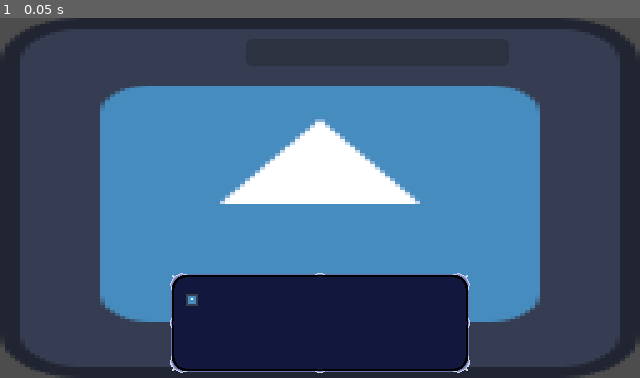
Above: before the commit, frame 1.
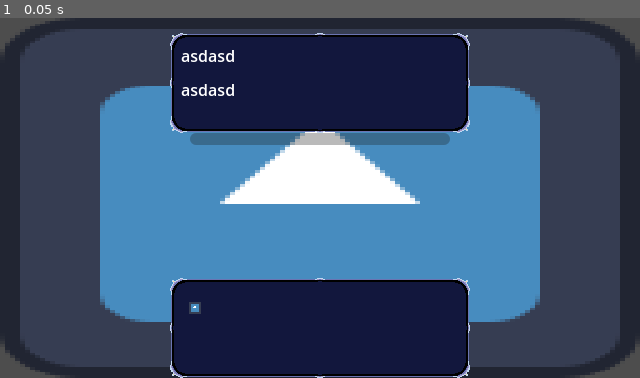
Above: after the commit, the same moment.

Repository: Soe18/ultima_avventura
Game: Godot game, scene res://scenes/gameplay.tscn
The game is run twice, just before and just after one commit, with the same random seed, the same clock (stepped at 60 frames per second) and the same inputs. This scene is started directly instead of the project's main scene. The engine's default icon, where the game draws it, is replaced by a stand-in: a white triangle on a blue panel in a dark square.
Inputs:
- Up to frame 1 (0.05 s): no input

The runs differ from the first frame. In frame 1, 16% of the frame differs, in the area x 26-74%, y 4-100%.
Error in both runs: Invalid access to property or key 'base_hp' on a base object of type 'Nil'. (res://scripts/boss.gd:18)

Commit message:
Added raw describer and raw sample animation.

Diff:
--- /dev/null
+++ b/assets/animations/Egida/Egida.tres
@@ -0,0 +1,32 @@
+[gd_resource type="SpriteFrames" load_steps=5 format=3 uid="uid://c18gviays4oh4"]
+
+[ext_resource type="Texture2D" uid="uid://bfy8jktebi5np" path="res://assets/animations/Egida/Egida.png" id="1_slt4g"]
+
+[sub_resource type="AtlasTexture" id="AtlasTexture_oeagq"]
+atlas = ExtResource("1_slt4g")
+region = Rect2(0, 0, 320, 180)
+
+[sub_resource type="AtlasTexture" id="AtlasTexture_y17du"]
+atlas = ExtResource("1_slt4g")
+region = Rect2(0, 180, 320, 180)
+
+[sub_resource type="AtlasTexture" id="AtlasTexture_ma70d"]
+atlas = ExtResource("1_slt4g")
+region = Rect2(0, 360, 320, 180)
+
+[resource]
+animations = [{
+"frames": [{
+"duration": 1.0,
+"texture": SubResource("AtlasTexture_oeagq")
+}, {
+"duration": 1.0,
+"texture": SubResource("AtlasTexture_y17du")
+}, {
+"duration": 1.0,
+"texture": SubResource("AtlasTexture_ma70d")
+}],
+"loop": true,
+"name": &"anim",
+"speed": 5.0
+}]
--- /dev/null
+++ b/assets/animations/Fuoca/Fuoca.tres
@@ -0,0 +1,32 @@
+[gd_resource type="SpriteFrames" load_steps=5 format=3 uid="uid://6fcdicjj733o"]
+
+[ext_resource type="Texture2D" uid="uid://dgrorwgtcpk47" path="res://assets/animations/Fuoca/Fuoca.png" id="1_1etmf"]
+
+[sub_resource type="AtlasTexture" id="AtlasTexture_5ug2k"]
+atlas = ExtResource("1_1etmf")
+region = Rect2(0, 0, 320, 180)
+
+[sub_resource type="AtlasTexture" id="AtlasTexture_msbgd"]
+atlas = ExtResource("1_1etmf")
+region = Rect2(0, 180, 320, 180)
+
+[sub_resource type="AtlasTexture" id="AtlasTexture_yfq6c"]
+atlas = ExtResource("1_1etmf")
+region = Rect2(0, 360, 320, 180)
+
+[resource]
+animations = [{
+"frames": [{
+"duration": 1.0,
+"texture": SubResource("AtlasTexture_5ug2k")
+}, {
+"duration": 1.0,
+"texture": SubResource("AtlasTexture_msbgd")
+}, {
+"duration": 1.0,
+"texture": SubResource("AtlasTexture_yfq6c")
+}],
+"loop": true,
+"name": &"anim",
+"speed": 5.0
+}]
--- /dev/null
+++ b/data/default_describer.tres
@@ -0,0 +1,11 @@
+[gd_resource type="Resource" script_class="Describer" load_steps=2 format=3 uid="uid://dv08yj5wev20t"]
+
+[ext_resource type="Script" path="res://scripts/describer.gd" id="1_6cj4g"]
+
+[resource]
+script = ExtResource("1_6cj4g")
+abilities_list = {
+"-": "Null",
+"Fulmato": "Pugno intriso di fulmini. Esaurisce tutto il mana, più mana aveva, più danno fa.",
+"Tuonaga": "Scarica elettrica che infligge grossi danni al nemico. Aumenta il suo attacco. Alto consumo di mana."
+}
--- a/data/player_info.gd
+++ b/data/player_info.gd
@@ -2,9 +2,14 @@
 extends Resource
 
 # Informazioni generiche di un personaggio
-@export_category("Player Stats")
+
+@export_category("Player Details")
 @export
 var name : String = "Stencil"
+@export
+var image : CompressedTexture2D
+
+@export_category("Player Stats")
 @export
 var base_hp : int = 100
 @export
@@ -25,7 +30,7 @@
 @export_category("Player Utils")
 
 # Permette di scegliere sia l'ordine di scelta della mossa che di visualizzazione
-# L'ordine in CARD_POSITION indica l'ordine di azione (AHAHAHAHAH NO)
+# L'ordine in CARD_POSITION indica l'ordine di azione
 enum CARD_POSITION {BOTTOM_LEFT, TOP_LEFT,BOTTOM_RIGHT, TOP_RIGHT}
 @export var card_position: CARD_POSITION
 
--- a/data/players/arata.tres
+++ b/data/players/arata.tres
@@ -1,10 +1,12 @@
-[gd_resource type="Resource" script_class="Player_Info" load_steps=2 format=3 uid="uid://dc2dat8w3mr2l"]
+[gd_resource type="Resource" script_class="Player_Info" load_steps=3 format=3 uid="uid://dc2dat8w3mr2l"]
 
 [ext_resource type="Script" path="res://data/player_info.gd" id="1_rf7yw"]
+[ext_resource type="Texture2D" uid="uid://ht6w1y0vmqci" path="res://assets/players/arata.png" id="1_si51h"]
 
 [resource]
 script = ExtResource("1_rf7yw")
 name = "Arata"
+image = ExtResource("1_si51h")
 base_hp = 100
 base_mana = 100
 base_atk = 100
@@ -13,6 +15,6 @@
 base_eva = 5
 card_position = 2
 subselector = {
-"Combatti": ["R", "T"],
-"Memoria": ["C", "D"]
+"Combatti": ["Fuoca", "Egida"],
+"Memoria": ["Hideki", "Yoku"]
 }
--- a/data/players/asphile.tres
+++ b/data/players/asphile.tres
@@ -1,10 +1,12 @@
-[gd_resource type="Resource" script_class="Player_Info" load_steps=2 format=3 uid="uid://41dlb3n6akho"]
+[gd_resource type="Resource" script_class="Player_Info" load_steps=3 format=3 uid="uid://41dlb3n6akho"]
 
 [ext_resource type="Script" path="res://data/player_info.gd" id="1_ae5pn"]
+[ext_resource type="Texture2D" uid="uid://dvb03lkwxvag6" path="res://assets/players/asphile.png" id="1_nnsrl"]
 
 [resource]
 script = ExtResource("1_ae5pn")
 name = "Asphile"
+image = ExtResource("1_nnsrl")
 base_hp = 100
 base_mana = 100
 base_atk = 100
@@ -13,6 +15,6 @@
 base_eva = 5
 card_position = 1
 subselector = {
-"Combatti": ["E", "F"],
-"Memoria": ["C", "D"]
+"Combatti": ["Elira", "Distrai"],
+"Memoria": ["Liv", "Syros"]
 }
--- a/data/players/kan.tres
+++ b/data/players/kan.tres
@@ -1,10 +1,12 @@
-[gd_resource type="Resource" script_class="Player_Info" load_steps=2 format=3 uid="uid://bl4p3innwucl7"]
+[gd_resource type="Resource" script_class="Player_Info" load_steps=3 format=3 uid="uid://bl4p3innwucl7"]
 
+[ext_resource type="Texture2D" uid="uid://hk3hauuncrfv" path="res://assets/players/kan.png" id="1_avv02"]
 [ext_resource type="Script" path="res://data/player_info.gd" id="1_fwh64"]
 
 [resource]
 script = ExtResource("1_fwh64")
 name = "Kan"
+image = ExtResource("1_avv02")
 base_hp = 100
 base_mana = 100
 base_atk = 100
@@ -12,7 +14,7 @@
 base_spe = 87
 base_eva = 5
 card_position = 0
-submenu = {
-"Combatti": ["A", "B"],
-"Memoria": ["C", "D"]
+subselector = {
+"Combatti": ["Tuonaga", "Fulmato"],
+"Memoria": ["Hachi", "Ares"]
 }
--- a/scenes/boss.tscn
+++ b/scenes/boss.tscn
@@ -10,10 +10,12 @@
 
 [node name="HealthBar" type="ProgressBar" parent="."]
 unique_name_in_owner = true
-offset_left = 246.0
-offset_top = 21.0
-offset_right = 509.0
-offset_bottom = 48.0
+offset_left = 190.0
+offset_top = 115.0
+offset_right = 450.0
+offset_bottom = 127.0
+size_flags_horizontal = 4
+size_flags_vertical = 4
 show_percentage = false
 
 [connection signal="value_changed" from="HealthBar" to="." method="_on_health_bar_value_changed"]
--- a/scenes/gameplay.tscn
+++ b/scenes/gameplay.tscn
@@ -1,13 +1,17 @@
-[gd_scene load_steps=6 format=3 uid="uid://bi36inx7suyd0"]
+[gd_scene load_steps=9 format=3 uid="uid://bi36inx7suyd0"]
 
 [ext_resource type="Script" path="res://scripts/gameplay.gd" id="1_g8qol"]
+[ext_resource type="Resource" uid="uid://dv08yj5wev20t" path="res://data/default_describer.tres" id="2_67u4m"]
 [ext_resource type="Texture2D" uid="uid://dupqe48ivrlsy" path="res://icon.svg" id="2_hfgr4"]
 [ext_resource type="Script" path="res://scripts/selector.gd" id="3_ge5t2"]
+[ext_resource type="Script" path="res://scripts/descriptor.gd" id="4_ilxao"]
 [ext_resource type="Texture2D" uid="uid://ch7tnt1se4ccu" path="res://assets/ui/menu_box.png" id="4_x5v04"]
 [ext_resource type="PackedScene" uid="uid://cwlrh0ccdn4m1" path="res://scenes/boss.tscn" id="5_hyr7r"]
+[ext_resource type="Script" path="res://scripts/abilities.gd" id="8_yr2s6"]
 
 [node name="Gameplay" type="Node2D"]
 script = ExtResource("1_g8qol")
+describer = ExtResource("2_67u4m")
 
 [node name="Background" type="Sprite2D" parent="."]
 position = Vector2(320, 180)
@@ -17,38 +21,66 @@
 [node name="Camera2D" type="Camera2D" parent="."]
 offset = Vector2(320, 180)
 
+[node name="Descriptor" type="Sprite2D" parent="."]
+unique_name_in_owner = true
+z_index = 4
+position = Vector2(320, 65)
+texture = ExtResource("4_x5v04")
+script = ExtResource("4_ilxao")
+
+[node name="Title" type="Label" parent="Descriptor"]
+unique_name_in_owner = true
+offset_left = -139.0
+offset_top = -39.0
+offset_right = 114.0
+offset_bottom = -9.0
+text = "asdasd"
+
+[node name="Description" type="Label" parent="Descriptor"]
+unique_name_in_owner = true
+anchors_preset = 4
+anchor_top = 0.5
+anchor_bottom = 0.5
+offset_left = -139.0
+offset_top = -55.0
+offset_right = 141.0
+offset_bottom = -10.0
+grow_vertical = 2
+text = "asdasd"
+autowrap_mode = 3
+
 [node name="Selector" type="Node2D" parent="."]
 unique_name_in_owner = true
 z_index = 4
 script = ExtResource("3_ge5t2")
 
 [node name="SelectorBox" type="Sprite2D" parent="Selector"]
-position = Vector2(320, 305)
+position = Vector2(320, 310)
 texture = ExtResource("4_x5v04")
 
 [node name="TopLeftLabel" type="Label" parent="Selector"]
-offset_left = 213.0
-offset_top = 271.0
-offset_right = 253.0
-offset_bottom = 294.0
+offset_left = 215.0
+offset_top = 280.0
+offset_right = 255.0
+offset_bottom = 303.0
 
 [node name="TopRightLabel" type="Label" parent="Selector"]
-offset_left = 362.0
-offset_top = 272.0
-offset_right = 402.0
-offset_bottom = 295.0
+offset_left = 350.0
+offset_top = 280.0
+offset_right = 390.0
+offset_bottom = 303.0
 
 [node name="BottomLeftLabel" type="Label" parent="Selector"]
-offset_left = 218.0
-offset_top = 323.0
-offset_right = 258.0
-offset_bottom = 346.0
+offset_left = 215.0
+offset_top = 325.0
+offset_right = 255.0
+offset_bottom = 348.0
 
 [node name="BottomRightLabel" type="Label" parent="Selector"]
-offset_left = 353.0
-offset_top = 323.0
-offset_right = 393.0
-offset_bottom = 346.0
+offset_left = 350.0
+offset_top = 325.0
+offset_right = 390.0
+offset_bottom = 348.0
 
 [node name="Pointer" type="Sprite2D" parent="Selector"]
 unique_name_in_owner = true
@@ -58,18 +90,22 @@
 [node name="Markers" type="Node" parent="Selector"]
 
 [node name="TopLeft" type="Marker2D" parent="Selector/Markers"]
-position = Vector2(192, 282)
+position = Vector2(195, 290)
 
 [node name="TopRight" type="Marker2D" parent="Selector/Markers"]
-position = Vector2(335, 283)
+position = Vector2(335, 290)
 
 [node name="BottomLeft" type="Marker2D" parent="Selector/Markers"]
-position = Vector2(193, 335)
+position = Vector2(195, 335)
 
 [node name="BottomRight" type="Marker2D" parent="Selector/Markers"]
-position = Vector2(333, 335)
+position = Vector2(335, 335)
 
 [node name="Boss" type="Node" parent="."]
 unique_name_in_owner = true
 
 [node name="Boss" parent="Boss" instance=ExtResource("5_hyr7r")]
+
+[node name="Abilities" type="Node2D" parent="."]
+unique_name_in_owner = true
+script = ExtResource("8_yr2s6")
--- a/scenes/player.tscn
+++ b/scenes/player.tscn
@@ -1,37 +1,34 @@
-[gd_scene load_steps=5 format=3 uid="uid://cngojrqclp1k4"]
+[gd_scene load_steps=4 format=3 uid="uid://cngojrqclp1k4"]
 
 [ext_resource type="Script" path="res://scripts/player.gd" id="1_cxcib"]
 [ext_resource type="Texture2D" uid="uid://cd2dmqflg3h4m" path="res://assets/ui/chara_card.png" id="2_33mlf"]
 [ext_resource type="Texture2D" uid="uid://cy3ggjrjjw3gw" path="res://assets/ui/chara_selected.png" id="3_huh8s"]
 
-[sub_resource type="ImageTexture" id="ImageTexture_8s76w"]
-
 [node name="Player" type="Node2D"]
 script = ExtResource("1_cxcib")
 
-[node name="PlayerCard" type="Node2D" parent="."]
-unique_name_in_owner = true
+[node name="FrontCard" type="Node2D" parent="."]
 
-[node name="FrontCard" type="Node2D" parent="PlayerCard"]
-
-[node name="Container" type="Sprite2D" parent="PlayerCard/FrontCard"]
+[node name="Container" type="Sprite2D" parent="FrontCard"]
 texture = ExtResource("2_33mlf")
 
-[node name="ActiveContainer" type="Sprite2D" parent="PlayerCard/FrontCard"]
+[node name="ActiveContainer" type="Sprite2D" parent="FrontCard"]
 unique_name_in_owner = true
 visible = false
 texture = ExtResource("3_huh8s")
 
-[node name="EmotionBanner" type="Sprite2D" parent="PlayerCard/FrontCard"]
+[node name="EmotionBanner" type="Sprite2D" parent="FrontCard"]
 
-[node name="CharaImg" type="Sprite2D" parent="PlayerCard/FrontCard"]
+[node name="CharaImg" type="Sprite2D" parent="FrontCard"]
+unique_name_in_owner = true
 position = Vector2(-35, -48)
-scale = Vector2(70, 70)
-texture = SubResource("ImageTexture_8s76w")
+centered = false
 
-[node name="CharaBg" type="Sprite2D" parent="PlayerCard/FrontCard"]
+[node name="CharaBg" type="Sprite2D" parent="FrontCard"]
+position = Vector2(-36, -49)
+centered = false
 
-[node name="HealthBar" type="ProgressBar" parent="PlayerCard/FrontCard"]
+[node name="HealthBar" type="ProgressBar" parent="FrontCard"]
 unique_name_in_owner = true
 offset_left = -38.0
 offset_top = 25.0
@@ -39,7 +36,7 @@
 offset_bottom = 40.0
 show_percentage = false
 
-[node name="ManaBar" type="ProgressBar" parent="PlayerCard/FrontCard"]
+[node name="ManaBar" type="ProgressBar" parent="FrontCard"]
 unique_name_in_owner = true
 offset_left = -38.0
 offset_top = 45.0
@@ -47,4 +44,4 @@
 offset_bottom = 60.0
 show_percentage = false
 
-[node name="BackCard" type="Node2D" parent="PlayerCard"]
+[node name="BackCard" type="Node2D" parent="."]
--- a/scenes/players.tscn
+++ b/scenes/players.tscn
@@ -1,11 +1,13 @@
-[gd_scene load_steps=5 format=3 uid="uid://bqvmtkkl3pxu0"]
+[gd_scene load_steps=6 format=3 uid="uid://bqvmtkkl3pxu0"]
 
+[ext_resource type="Script" path="res://scripts/players.gd" id="1_2nqny"]
 [ext_resource type="PackedScene" uid="uid://cngojrqclp1k4" path="res://scenes/player.tscn" id="1_7h1n6"]
 [ext_resource type="Resource" uid="uid://bl4p3innwucl7" path="res://data/players/kan.tres" id="2_43pg1"]
 [ext_resource type="Resource" uid="uid://41dlb3n6akho" path="res://data/players/asphile.tres" id="3_mf1yb"]
 [ext_resource type="Resource" uid="uid://dc2dat8w3mr2l" path="res://data/players/arata.tres" id="4_4326v"]
 
 [node name="Players" type="Node"]
+script = ExtResource("1_2nqny")
 
 [node name="Kan" parent="." instance=ExtResource("1_7h1n6")]
 player_info = ExtResource("2_43pg1")
--- /dev/null
+++ b/scripts/abilities.gd
@@ -0,0 +1,58 @@
+extends Node2D
+
+# Name every animations EXACTLY like
+var default_animation_pos = "res://assets/animations/"
+var animation
+@onready var g = get_parent() # Stands for gameplay
+@onready var descriptor = %Descriptor
+var player
+
+# Main func which applies the method given the ability
+func do_ability(user):
+	player = user
+	play_anim(user.curr_sel)
+	# Which effect will be selected?
+	match user.curr_sel:
+		"Fuoca":
+			animation.animation_finished.connect(do_fuoca)
+		"Tuonaga":
+			animation.animation_finished.connect(do_fuoca)
+		"Fulmato":
+			animation.animation_finished.connect(do_fuoca)
+		"Elira":
+			animation.animation_finished.connect(do_fuoca)
+		"Distrai":
+			animation.animation_finished.connect(do_fuoca)
+		"Egida":
+			animation.animation_finished.connect(do_fuoca)
+
+# Example methods:
+# Animation
+func play_anim(anim_name):
+	animation = AnimatedSprite2D.new()
+	animation.sprite_frames = load(default_animation_pos+anim_name+"/"+anim_name+".tres")
+	add_child(animation)
+	animation.z_index = 10
+	animation.sprite_frames.set_animation_loop("anim", false)
+	animation.sprite_frames.set_animation_speed("anim", 1)
+	g.animation_playing = true
+	animation.play()
+	animation.centered = false
+	animation.scale = Vector2(2,2)
+
+# Effect
+func do_fuoca():
+	remove_child(animation)
+	g.animation_playing = false
+	descriptor.display_effects("Whoa! Arata ha fatto un casino di danni!")
+	g.boss.receive_damage(player.curr_atk)
+
+"""
+# fighting methods
+func general_damage(entity):
+	if (!is_boss(entity)):
+		boss.change_health(entity.curr_atk)
+	else:
+		var lucky_one = players.pick_random()
+		lucky_one.change_health(entity.curr_atk)
+"""
--- a/scripts/boss.gd
+++ b/scripts/boss.gd
@@ -25,7 +25,7 @@
 	sprite.texture = boss_info.param_sprite
 	# Centra l'immagine del boss nello schermo
 	sprite.position.x = 320
-	sprite.position.y = 180
+	sprite.position.y = 195
 
 	# Load healthbar
 	healthbar.max_value = boss_info.base_hp
@@ -36,7 +36,7 @@
 
 # diff identifica la differenza
 # Se è un valore negativo, recupera vita
-func change_health(diff):
+func receive_damage(diff):
 	curr_hp = curr_hp-diff
 	if (curr_hp<0):
 		curr_hp = 0
--- /dev/null
+++ b/scripts/describer.gd
@@ -0,0 +1,6 @@
+class_name Describer
+extends Resource
+
+@export var abilities_list = {
+	"-" : "Null"
+}
--- /dev/null
+++ b/scripts/descriptor.gd
@@ -0,0 +1,28 @@
+extends Sprite2D
+
+@onready var title = %Title
+@onready var description = %Description
+@onready var describer = get_parent().describer
+
+func load_descr(ability):
+	if not ability: # We're on the padding (-)
+		self.title.text = ""
+		self.description.text = ""
+	else:
+		self.title.text = ability
+		var descr = describer.abilities_list.get(ability)
+		if descr == null:
+			descr = "Nessuna descrizione trovata"
+		self.description.text = descr
+
+func default_dialogue(player_name):
+	self.title.text = "Cosa fara' "+player_name+"?"
+	self.description.text = ""
+
+func reset_text():
+	self.title.text = ""
+	self.description.text = ""
+
+func display_effects(effect_text):
+	self.title.text = ""
+	self.description.text = effect_text
--- a/scripts/gameplay.gd
+++ b/scripts/gameplay.gd
@@ -1,4 +1,7 @@
 extends Node2D
+
+@export_category("Describer")
+@export var describer : Describer
 
 enum SELECTOR_STATES {NONE, SELECT_FIELD, SELECT_SUBFIELD, SELECT_TARGET, SELECT_ALLY}
 
@@ -9,6 +12,9 @@
 var itemlist : Itemlist
 
 @onready var selector = %Selector
+@onready var descriptor = %Descriptor
+@onready var abilities = %Abilities
+
 @onready var players_node
 @onready var boss_node = %Boss
 var boss_tres
@@ -24,6 +30,7 @@
 # Indice del player della lista dei personaggi (players)
 var player_index = 0
 var choosing = true
+var animation_playing = false
 var processed_default_vars_start:bool = true
 var processed_default_vars_action:bool = true
 var check_end_of_game:bool = false
@@ -69,6 +76,10 @@
 		# Start the loop
 		selector.visible = true
 		selector.update_fields(fields_to_be_shown)
+		if selector_state == SELECTOR_STATES.SELECT_SUBFIELD:
+			descriptor.load_descr(selector.get_field())
+		else:
+			descriptor.default_dialogue(current_player.name)
 		if Input.is_action_just_pressed("left"):
 			selector.move_left()
 		if Input.is_action_just_pressed("right"):
@@ -87,6 +98,7 @@
 			previous_selection()
 	else:
 		if processed_default_vars_action:
+			descriptor.reset_text()
 			player_index = 0
 			processed_default_vars_action = false
 			processed_default_vars_start = true
@@ -100,15 +112,15 @@
 			all_attackers.sort_custom(func(a,b) : return a.curr_spe > b.curr_spe)
 			# Everyone now has right orders... or not?
 			# TODO: FUNC to check if move changes action time
-		if player_index >= all_attackers.size():
+		if Input.is_action_just_pressed("confirm") and player_index >= all_attackers.size():
 			# Anyone who died shall return the items they took
 			itemlist.return_items()
 			# Set var to enable new turn
 			choosing = true
 			player_index = 0
 
-		# Will do a caller
-		if Input.is_action_just_pressed("confirm") && !choosing:
+		if Input.is_action_just_pressed("confirm") && !choosing and not animation_playing:
+			descriptor.reset_text()
 			if all_attackers[player_index].curr_hp > 0:
 				if all_attackers[player_index].curr_sel != "-":
 					# Now it's a player attacking
@@ -118,11 +130,10 @@
 						all_attackers[player_index].forget_the_memory()
 					elif all_attackers[player_index].menu_sel == "Strumenti":
 						itemlist.confirm_del_item(all_attackers[player_index].curr_sel)
+					abilities.do_ability(all_attackers[player_index])
 				else:
 					# Now it's the boss attacking
-					pass
-				# This has to be moved or either deleted
-				general_damage(all_attackers[player_index])
+					abilities.do_ability(all_attackers[player_index])
 			else:
 				print_debug("he's dead...")
 			player_index = player_index+1
@@ -152,10 +163,10 @@
 			selector_state = SELECTOR_STATES.SELECT_SUBFIELD
 			fields_to_be_shown = current_player.player_info.subselector.get(player_input[player_index])
 		# recupero does not need to have further informations
-		if player_input[player_index] == "Recupero":
+		elif player_input[player_index] == "Recupero":
 			next_player()
 		# For strumenti we need to open another menu
-		if player_input[player_index] == "Strumenti":
+		elif player_input[player_index] == "Strumenti":
 			selector_state = SELECTOR_STATES.SELECT_SUBFIELD
 			fields_to_be_shown = itemlist.arrify() # Returns a simple array from the resource
 
@@ -217,14 +228,6 @@
 		return true
 	return false
 
-# fighting methods
-func general_damage(entity):
-	if (!is_boss(entity)):
-		boss.change_health(entity.curr_atk)
-	else:
-		var lucky_one = players.pick_random()
-		lucky_one.change_health(entity.curr_atk)
-
 # If someone is alive, not all players are dead
 func all_players_are_dead():
 	for player in players:
--- a/scripts/player.gd
+++ b/scripts/player.gd
@@ -14,32 +14,37 @@
 var menu_sel = ""
 
 @onready var active_container = %ActiveContainer
-@onready var player_card = %PlayerCard
 
 @onready var healthbar = %HealthBar
 @onready var manabar = %ManaBar
+@onready var chara_img = %CharaImg
 
 func _ready():
+	var halved_card_size = Vector2(45, 75)
+	var height_helpbar = 15
 	# Change position
 	# TODO: adjust positions and create a whole method to implement this shit
 	if player_info.card_position == player_info.CARD_POSITION.BOTTOM_LEFT:
-		player_card.position.x = 52
-		player_card.position.y = 280
+		position.x = halved_card_size.x
+		position.y = get_viewport_rect().size.y-halved_card_size.y
 	if player_info.card_position == player_info.CARD_POSITION.BOTTOM_RIGHT:
-		player_card.position.x = +437+150
-		player_card.position.y = 280
+		position.x = get_viewport_rect().size.x-halved_card_size.x
+		position.y = get_viewport_rect().size.y-halved_card_size.y
 	if player_info.card_position == player_info.CARD_POSITION.TOP_LEFT:
-		player_card.position.x = 52
-		player_card.position.y = 75
+		position.x = halved_card_size.x
+		position.y = halved_card_size.y+height_helpbar
 	if player_info.card_position == player_info.CARD_POSITION.TOP_RIGHT:
-		player_card.position.x = +437+150
-		player_card.position.y = +75
+		position.x = get_viewport_rect().size.x-halved_card_size.x
+		position.y = halved_card_size.y+height_helpbar
 
 	# Manage health
 	if curr_hp == -1: # First game
 		curr_hp = player_info.base_hp
 	if curr_mana == -1: # First game
 		curr_mana = player_info.base_mana
+
+	# Let's show its image!
+	chara_img.texture = player_info.image
 
 	healthbar.max_value = player_info.base_hp
 	healthbar.value = player_info.base_hp
@@ -52,7 +57,7 @@
 
 # diff identifica la differenza
 # Se è un valore negativo, recupera vita
-func change_health(diff):
+func receive_damage(diff):
 	print(player_info.name)
 	curr_hp = curr_hp-diff
 	if (curr_hp<0):
--- /dev/null
+++ b/scripts/players.gd
@@ -0,0 +1,13 @@
+extends Node
+
+func _ready():
+	# Changes order or quits game if more than 4 players:
+	var players = get_children()
+	players.sort_custom(func(a,b): return a.player_info.card_position < b.player_info.card_position)
+	for player in get_children():
+		remove_child(player)
+	for player in players:
+		add_child(player)
+
+	if len(players)>4:
+		get_tree().quit()
Binary file added: assets/animations/Egida/Egida.png
Not shown, added: assets/animations/Egida/Egida.png.import
Not shown, added: assets/animations/Egida/Fuoca.png.import
Binary file added: assets/animations/Fuoca/Fuoca.png
Not shown, added: assets/animations/Fuoca/Fuoca.png.import
Binary file added: assets/players/arata.png
Not shown, added: assets/players/arata.png.import
Binary file added: assets/players/asphile.png
Not shown, added: assets/players/asphile.png.import
Binary file added: assets/players/kan.png
Not shown, added: assets/players/kan.png.import
Not shown, added: assets/animations/Egida/sample_anim-20240512-201249.piskel
(and 4 more such lines)
